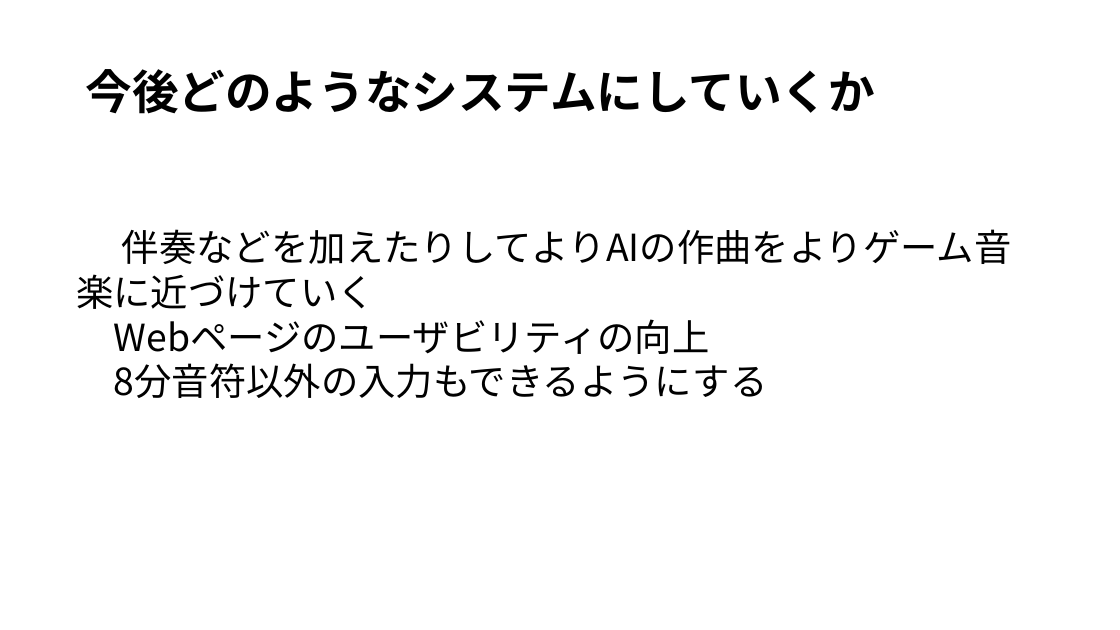
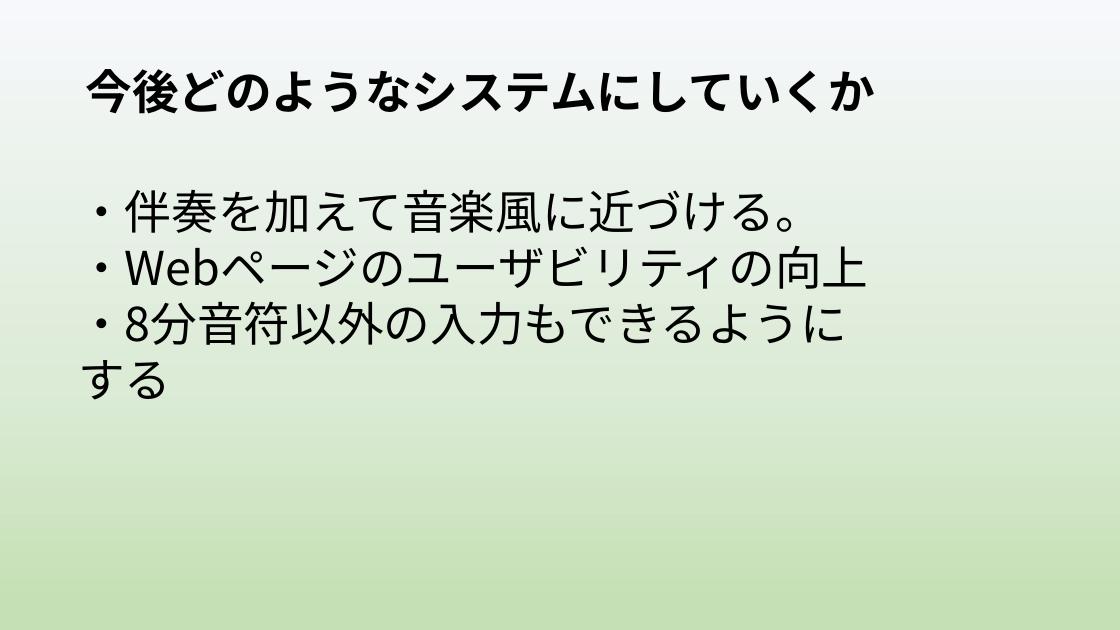
Before and after one commit to yoshitake266/bitComposer_prj, a slide deck: slide 9 of presentation/bit Composer2.pptx (slide 14 before the commit). Drawn at 1120x630 pixels with LibreOffice and Linux fonts; fonts in the diff are those of the drawing. Boxes give left, top, right and bottom in pixels: in the first picture for what was removed or moved away, otherwise in the second. Text is boxed around its words. In the diff, an @@ line names an element or a change of style, - is before the commit and + after.

```diff
--- a/presentation/bit Composer2.pptx
+++ b/presentation/bit Composer2.pptx
@@ background #FFFFFF to gradient #F6F8FC to #DCEBD6 to #C5E0B4 @@
@@ text at [78,189,868,345]: text changed; size 32 to 40 pt @@
-伴奏などを加えたりしてよりAIの作曲をよりゲーム音楽に近づけていく
-Webページのユーザビリティの向上
-8分音符以外の入力もできるようにする
+・伴奏を加えて音楽風に近づける。
+・Webページのユーザビリティの向上
+・8分音符以外の入力もできるようにする
```
Also in this commit, not shown: 8 other slides changed, 1 slide added, 7 slides removed.
